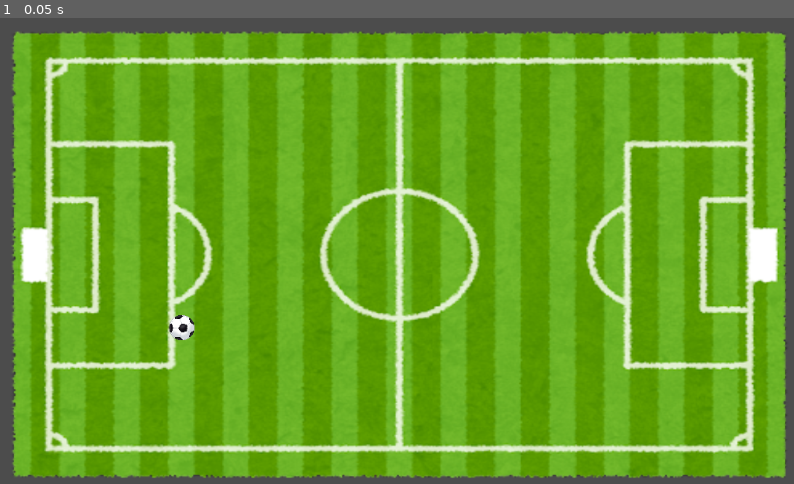
Above: before the commit, frame 1.
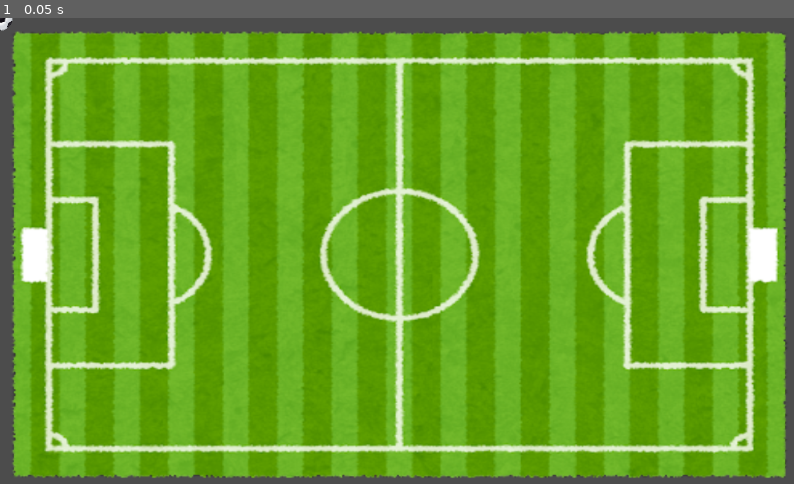
Above: after the commit, the same moment.

Repository: Youho1/Neko2D
Game: Godot game, scene res://Scene/Main.tscn
The game is run twice, just before and just after one commit, with the same random seed, the same clock (stepped at 60 frames per second) and the same inputs. The project has no main scene, so this scene is started directly.
Inputs:
- Up to frame 1 (0.05 s): no input

The runs differ from the first frame. In frame 1, 0.2% of the frame differs, in the area x 0-25%, y 0-70%.

Commit message:
Ballのコリジョンを追加しました。

Diff:
--- a/Neko2D/Scene/Main.tscn
+++ b/Neko2D/Scene/Main.tscn
@@ -1,7 +1,10 @@
-[gd_scene load_steps=3 format=2]
+[gd_scene load_steps=4 format=2]
 
 [ext_resource path="res://soccer_ball.png" type="Texture" id=1]
 [ext_resource path="res://soccer_field.png" type="Texture" id=2]
+
+[sub_resource type="CircleShape2D" id=1]
+radius = 17.0294
 
 [node name="Main" type="Node2D"]
 
@@ -10,7 +13,11 @@
 scale = Vector2( 2.054, 1.71795 )
 texture = ExtResource( 2 )
 
-[node name="SoccerBall" type="Sprite" parent="."]
-position = Vector2( 233, 397 )
+[node name="Ball" type="Area2D" parent="."]
+
+[node name="SoccerBall" type="Sprite" parent="Ball"]
 scale = Vector2( 0.09, 0.09 )
 texture = ExtResource( 1 )
+
+[node name="CollisionShape2D" type="CollisionShape2D" parent="Ball"]
+shape = SubResource( 1 )
